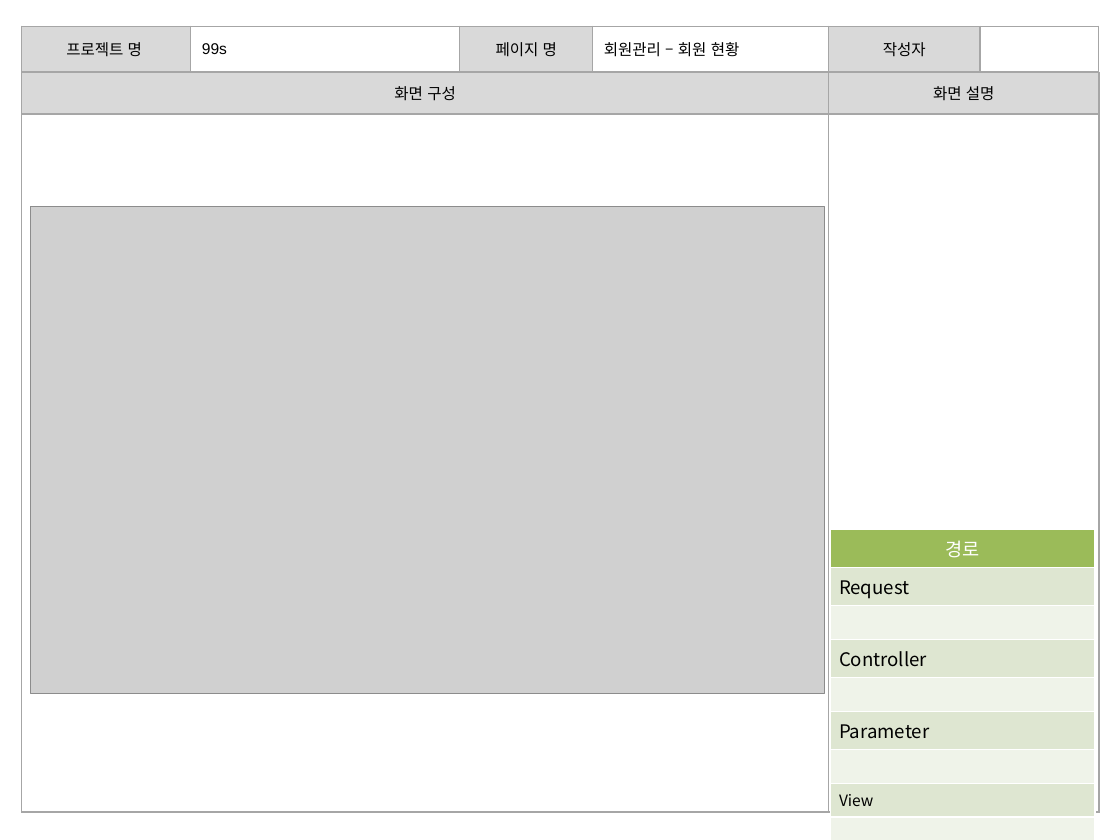
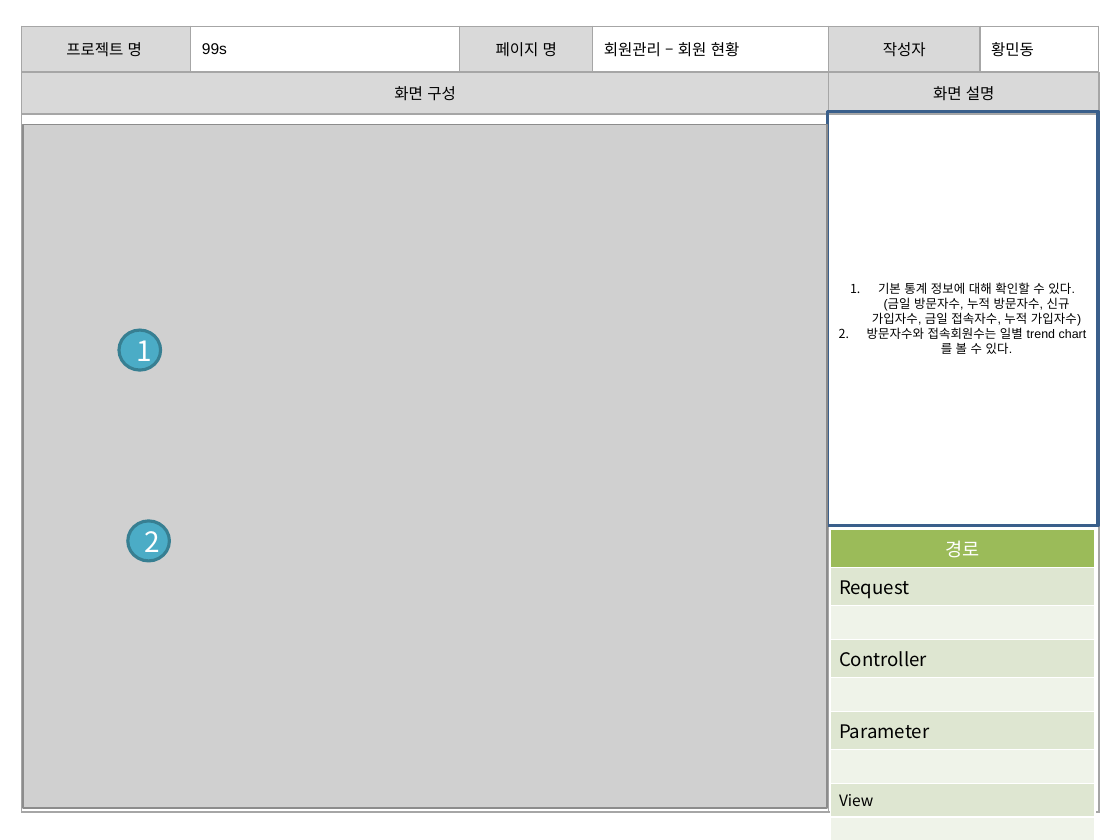
Before and after one commit to banana1531/ggs, a slide deck: slide 8 of doc/0.공용폴더/07 스토리보드/스토리보드 - 관리자 페이지.pptx (slide 7 before the commit). Drawn at 1120x840 pixels with LibreOffice and Linux fonts; fonts in the diff are those of the drawing; grey boxes stand for pictures. Boxes give left, top, right and bottom in pixels: in the first picture for what was removed or moved away, otherwise in the second. Text is boxed around its words. In the diff, an @@ line names an element or a change of style, - is before the commit and + after.

```diff
--- a/doc/0.공용폴더/07 스토리보드/스토리보드 - 관리자 페이지.pptx
+++ b/doc/0.공용폴더/07 스토리보드/스토리보드 - 관리자 페이지.pptx
@@ table at (21,26,1099,72) @@
-row 1, column 6: 
+row 1, column 6: 황민동
@@ rectangle added at (827,111,1098,525), outline #3A5F8C 2 pt, 8 pt, text #000000 @@
+1. 기본 통계 정보에 대해 확인할 수 있다.(금일 방문자수, 누적 방문자수, 신규 가입자수, 금일 접속자수, 누적 가입자수)
+2. 방문자수와 접속회원수는 일별 trend chart를 볼 수 있다.
@@ picture: place and size @@
-picture at (31,206,825,693)
+picture at (24,124,828,809)
@@ ellipse added at (119,330,160,371), fill #4BACC6, outline #377F92 2 pt, 18 pt, text #FFFFFF @@
+1
@@ ellipse added at (128,521,169,561), fill #4BACC6, outline #377F92 2 pt, 18 pt, text #FFFFFF @@
+2
```
Also in this commit, not shown: 11 other slides changed, 2 slides added.
